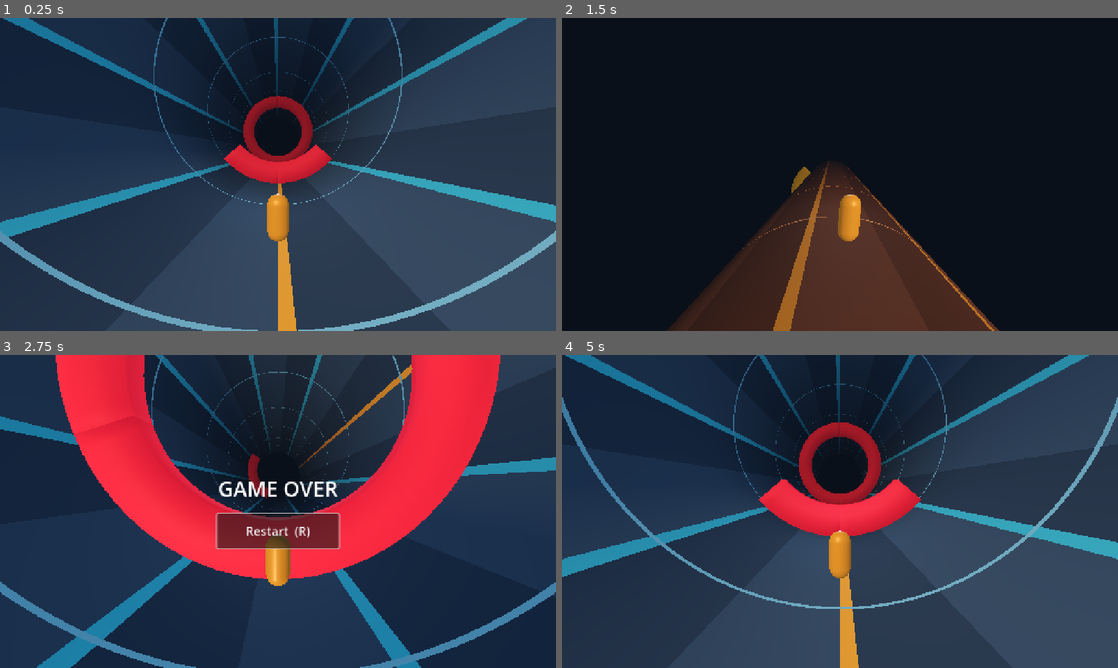
Above: before the commit, frames 1-4 (two rows, left to right).
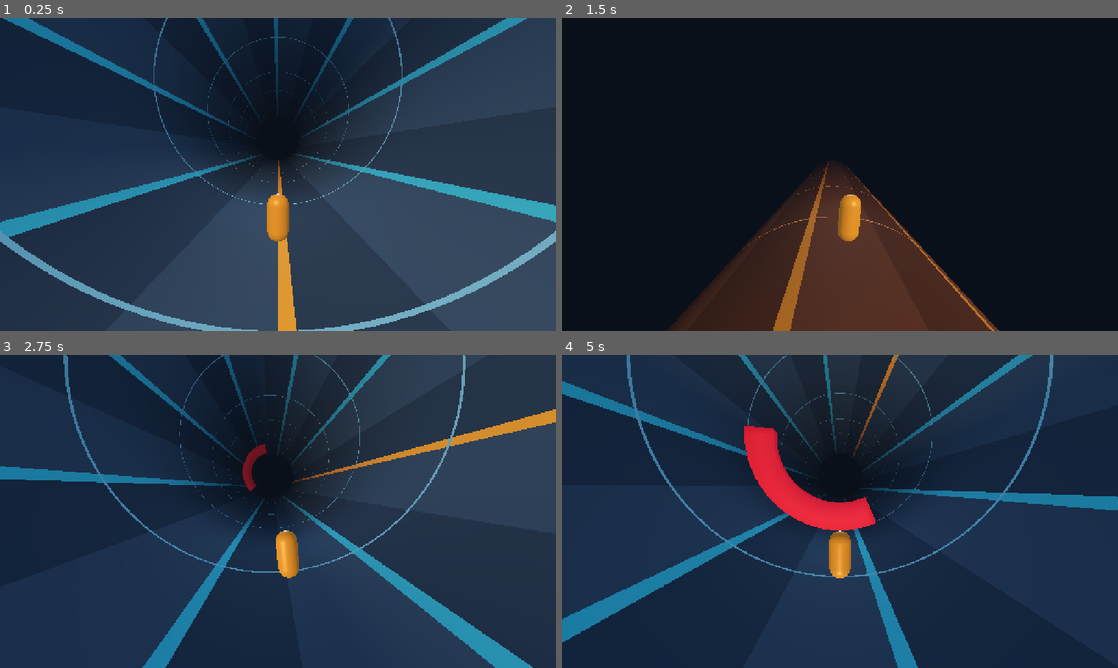
Above: after the commit, the same moments.

Repository: aravindsomaraj/project-A
Game: Godot game, scene res://scenes/main.tscn
The game is run twice, just before and just after one commit, with the same random seed, the same clock (stepped at 60 frames per second) and the same inputs.
Inputs (mouse positions are in pixels of both pictures, inside the frame that each line leads up to):
- Up to frame 1 (0.25 s): no input
- Up to frame 2 (1.5 s): move the mouse to (962, 158) at 0.52 s; hold D (steer_right) 0.53-1.25 s; hold Q (switch_surface) 0.53-1.25 s; click (962, 158) at 0.67 s; drag from (728, 190) to (812, 237) at 1.27 s
- Up to frame 3 (2.75 s): move the mouse to (333, 442) at 2.02 s; hold D (steer_right) from 2.03 s (still down); hold Q (switch_surface) from 2.03 s (still down); click (333, 442) at 2.17 s
- Up to frame 4 (5 s): release D (steer_right) at 2.75 s; release Q (switch_surface) at 2.75 s; click (840, 530) at 2.75 s, where only the run before the commit has a clickable "Restart (R)"; drag from (812, 574) to (673, 464) at 3.52 s; click (840, 530) at 4.25 s, where only the run before the commit has a clickable "Restart (R)"

The runs differ from the first frame. In frame 1, 2.4% of the frame differs, in the area x 40-60%, y 24-53%; in frame 2, 0.1%; in frame 3, 36%; in frame 4, 37%, in the area x 0-100%, y 0-100%.

Commit message:
Phase 6

Diff:
--- /dev/null
+++ b/patterns/standard.tres
@@ -0,0 +1,17 @@
+[gd_resource type="Resource" load_steps=2 format=3]
+[ext_resource type="Script" path="res://scripts/obstacle_pattern_library.gd" id="1"]
+[resource]
+script = ExtResource("1")
+patterns = Array[Dictionary]([
+ {"id":"inner_floor","surface":0,"angle":180,"obstacles":[[0,0,100]]},
+ {"id":"inner_right","surface":0,"angle":270,"obstacles":[[0,90,100]]},
+ {"id":"inner_ceiling","surface":0,"angle":0,"obstacles":[[0,180,100]]},
+ {"id":"inner_left","surface":0,"angle":90,"obstacles":[[0,270,100]]},
+ {"id":"inner_ring","surface":1,"angle":0,"obstacles":[[1,0,360]]},
+ {"id":"outer_floor","surface":1,"angle":180,"obstacles":[[2,0,120]]},
+ {"id":"outer_ceiling","surface":1,"angle":0,"obstacles":[[2,180,120]]},
+ {"id":"opposed_floor","surface":0,"angle":180,"obstacles":[[0,0,120],[2,180,120]]},
+ {"id":"opposed_ceiling","surface":0,"angle":0,"obstacles":[[0,180,120],[2,0,120]]},
+ {"id":"ring_outer_right","surface":1,"angle":270,"obstacles":[[1,0,360],[2,90,120]]},
+ {"id":"ring_outer_left","surface":1,"angle":90,"obstacles":[[1,0,360],[2,270,120]]}
+])
--- /dev/null
+++ b/scenes/legacy_main.tscn
@@ -0,0 +1,49 @@
+[gd_scene format=3 ]
+
+[ext_resource type="Script"  path="res://scripts/legacy_main.gd" id="1"]
+[ext_resource type="PackedScene" path="res://scenes/tunnel.tscn" id="2"]
+[ext_resource type="PackedScene" path="res://scenes/player.tscn" id="3"]
+[ext_resource type="PackedScene" path="res://scenes/runner_camera.tscn" id="4"]
+[ext_resource type="PackedScene" path="res://scenes/obstacle_course.tscn" id="5"]
+[ext_resource type="Script"  path="res://scripts/obstacle_collision.gd" id="6"]
+[ext_resource type="Script"  path="res://scripts/run_status.gd" id="7"]
+
+[sub_resource type="Environment" id="Environment"]
+background_mode = 1
+background_color = Color(0.035, 0.055, 0.085, 1)
+ambient_light_source = 3
+ambient_light_color = Color(0.65, 0.77, 0.9, 1)
+ambient_light_energy = 0.7
+reflected_light_source = 2
+tonemap_mode = 2
+fog_enabled = true
+fog_light_color = Color(0.035, 0.055, 0.085, 1)
+fog_density = 0.045
+
+[node name="CylinderRunner" type="Node3D" unique_id=1076943338]
+script = ExtResource("1")
+
+[node name="WorldEnvironment" type="WorldEnvironment" parent="." unique_id=1558666499]
+environment = SubResource("Environment")
+
+[node name="KeyLight" type="DirectionalLight3D" parent="." unique_id=27269665]
+transform = Transform3D(0.90630776, 0.24240388, -0.34618863, 0, 0.81915206, 0.57357645, 0.42261827, -0.5198368, 0.74240386, 0, 0, 0)
+light_color = Color(1, 0.91, 0.78, 1)
+light_energy = 0.8
+
+[node name="Tunnel" parent="." unique_id=1806661992 instance=ExtResource("2")]
+
+[node name="Player" parent="." unique_id=1147563310 instance=ExtResource("3")]
+
+[node name="RunnerCamera" parent="." unique_id=962737931 node_paths=PackedStringArray("target") instance=ExtResource("4")]
+target = NodePath("../Player")
+
+[node name="Obstacles" parent="." unique_id=2109258473 instance=ExtResource("5")]
+
+[node name="Collision" type="Node" parent="." unique_id=1396578142 node_paths=PackedStringArray("obstacle_root")]
+script = ExtResource("6")
+obstacle_root = NodePath("../Obstacles")
+
+[node name="RunStatus" type="CanvasLayer" parent="." unique_id=1393594124]
+layer = 30
+script = ExtResource("7")
--- a/scenes/main.tscn
+++ b/scenes/main.tscn
@@ -1,12 +1,12 @@
 [gd_scene format=3 uid="uid://b3bx05orsv58r"]
 
 [ext_resource type="Script" uid="uid://m8s2jiaqaqrw" path="res://scripts/main.gd" id="1"]
-[ext_resource type="PackedScene" path="res://scenes/tunnel.tscn" id="2"]
 [ext_resource type="PackedScene" path="res://scenes/player.tscn" id="3"]
 [ext_resource type="PackedScene" path="res://scenes/runner_camera.tscn" id="4"]
-[ext_resource type="PackedScene" path="res://scenes/obstacle_course.tscn" id="5"]
 [ext_resource type="Script" uid="uid://bdl8jovcuohhq" path="res://scripts/obstacle_collision.gd" id="6"]
 [ext_resource type="Script" uid="uid://t44cy06p6upl" path="res://scripts/run_status.gd" id="7"]
+
+[ext_resource type="Script" path="res://scripts/track_generator.gd" id="8"]
 
 [sub_resource type="Environment" id="Environment"]
 background_mode = 1
@@ -31,19 +31,22 @@
 light_color = Color(1, 0.91, 0.78, 1)
 light_energy = 0.8
 
-[node name="Tunnel" parent="." unique_id=1806661992 instance=ExtResource("2")]
 
 [node name="Player" parent="." unique_id=1147563310 instance=ExtResource("3")]
 
 [node name="RunnerCamera" parent="." unique_id=962737931 node_paths=PackedStringArray("target") instance=ExtResource("4")]
 target = NodePath("../Player")
 
-[node name="Obstacles" parent="." unique_id=2109258473 instance=ExtResource("5")]
+[node name="Obstacles" type="Node3D" parent="."]
 
 [node name="Collision" type="Node" parent="." unique_id=1396578142 node_paths=PackedStringArray("obstacle_root")]
 script = ExtResource("6")
 obstacle_root = NodePath("../Obstacles")
+repeat_track = false
 
 [node name="RunStatus" type="CanvasLayer" parent="." unique_id=1393594124]
 layer = 30
 script = ExtResource("7")
+
+[node name="Generator" type="Node3D" parent="."]
+script = ExtResource("8")
--- /dev/null
+++ b/scenes/track_segment.tscn
@@ -0,0 +1,4 @@
+[gd_scene load_steps=2 format=3]
+[ext_resource type="Script" path="res://scripts/track_segment.gd" id="1"]
+[node name="TrackSegment" type="Node3D"]
+script = ExtResource("1")
--- /dev/null
+++ b/scripts/legacy_main.gd
@@ -0,0 +1,20 @@
+extends Node3D
+
+
+func _ready() -> void:
+	var tunnel: RunnerTunnel = $Tunnel
+	var player: CylinderRunnerPlayer = $Player
+	var camera: CylinderRunnerCamera = $RunnerCamera
+	player.cylinder_radius = tunnel.cylinder_radius
+	for obstacle: RunnerObstacle in $Obstacles.get_children():
+		if not is_equal_approx(obstacle.cylinder_radius, tunnel.cylinder_radius):
+			obstacle.cylinder_radius = tunnel.cylinder_radius
+			obstacle.rebuild()
+	# Reuse the middle of the fixed mesh. The endpoints stay beyond the camera.
+	# A whole number of marking periods makes the loop visually identical.
+	player.loop_start_z = -tunnel.tunnel_length * 0.1
+	player.loop_length = maxf(tunnel.marking_spacing,
+		floorf(tunnel.tunnel_length * 0.5 / tunnel.marking_spacing) * tunnel.marking_spacing)
+	player.reset_run()
+	camera.snap_to_target()
+	player.collision_check = $Collision.sweep
--- a/scripts/main.gd
+++ b/scripts/main.gd
@@ -1,20 +1,16 @@
 extends Node3D
-
-
 func _ready() -> void:
-	var tunnel: RunnerTunnel = $Tunnel
-	var player: CylinderRunnerPlayer = $Player
-	var camera: CylinderRunnerCamera = $RunnerCamera
-	player.cylinder_radius = tunnel.cylinder_radius
-	for obstacle: RunnerObstacle in $Obstacles.get_children():
-		if not is_equal_approx(obstacle.cylinder_radius, tunnel.cylinder_radius):
-			obstacle.cylinder_radius = tunnel.cylinder_radius
-			obstacle.rebuild()
-	# Reuse the middle of the fixed mesh. The endpoints stay beyond the camera.
-	# A whole number of marking periods makes the loop visually identical.
-	player.loop_start_z = -tunnel.tunnel_length * 0.1
-	player.loop_length = maxf(tunnel.marking_spacing,
-		floorf(tunnel.tunnel_length * 0.5 / tunnel.marking_spacing) * tunnel.marking_spacing)
-	player.reset_run()
-	camera.snap_to_target()
-	player.collision_check = $Collision.sweep
+	process_priority = 20
+	$Player.loop_length = 1000.0 # Floating origin only; generated content is shifted with it.
+	$Player.reset_run()
+	$RunnerCamera.snap_to_target()
+	$Generator.configure($Player, $Obstacles)
+	$Player.collision_check = _sweep
+func _sweep(player: CylinderRunnerPlayer, a: float, b: float, z: float, next_z: float, delta: float) -> float:
+	# Populate the entire proposed movement before collision, even on a long frame.
+	$Generator.ensure_ahead(next_z - 200.0)
+	return $Collision.sweep(player,a,b,z,next_z,delta)
+func _process(_delta: float) -> void:
+	$Generator.retire_behind()
+func restart_course() -> void:
+	$Generator.reset_course()
--- a/scripts/obstacle_collision.gd
+++ b/scripts/obstacle_collision.gd
@@ -2,6 +2,7 @@
 extends Node
 ## Swept capsule envelope in unwrapped angle/Z space. Independent of placement.
 @export var obstacle_root: Node
+@export var repeat_track := true ## Legacy fixed-course fixture only.
 var enabled := true
 
 func sweep(player: CylinderRunnerPlayer, start_angle: float, end_angle: float,
@@ -13,6 +14,8 @@
 	if player.transition.active:
 		boundary = (player.transition.duration - player.transition.elapsed) / maxf(delta, 0.000001)
 	for obstacle: RunnerObstacle in obstacle_root.get_children():
+		if not obstacle.visible:
+			continue
 		var begin := 0.0
 		var end := 1.0
 		var exclusive_end := false
@@ -37,6 +40,9 @@
 		# spanning an entire loop. No obstacle generation occurs here.
 		var first := floori((minf(start_z, end_z) - obstacle.z_position - z_pad) / player.loop_length)
 		var last := ceili((maxf(start_z, end_z) - obstacle.z_position + z_pad) / player.loop_length)
+		if not repeat_track:
+			first = 0
+			last = 0
 		for lap in range(first, last + 1):
 			var center_z := obstacle.z_position + lap * player.loop_length
 			var interval := _slab(start_z, end_z, center_z - z_pad, center_z + z_pad, Vector2(begin, end))
--- /dev/null
+++ b/scripts/obstacle_pattern_library.gd
@@ -0,0 +1,3 @@
+extends Resource
+## Each entry declares a clear surface/angle and at most two simultaneous arcs.
+@export var patterns: Array[Dictionary] = []
--- a/scripts/run_status.gd
+++ b/scripts/run_status.gd
@@ -40,6 +40,8 @@
 	input.reset_input()
 	input.set_process_unhandled_input(true)
 	player.reset_run()
+	if get_parent().has_method("restart_course"):
+		get_parent().restart_course()
 	get_parent().get_node("RunnerCamera").snap_to_target()
 
 func _input(event: InputEvent) -> void:
--- /dev/null
+++ b/scripts/track_generator.gd
@@ -0,0 +1,160 @@
+class_name RunnerGenerator
+extends Node3D
+@export var seed_value: int = 1337
+@export var pattern_library: Resource = preload("res://patterns/standard.tres")
+@export_range(80, 400, 10) var minimum_segment_length: float = 80.0
+@export_range(0.5, 3, 0.1) var reaction_time: float = 1.0
+@export var debug_log := false
+@export var forced_patterns: PackedInt32Array = []
+var patterns: Array = []
+var segment_length := 80.0
+var pool: Array[Node3D] = []
+var active: Array[Node3D] = []
+var next_z := 0.0
+var next_index := 0
+var history: Array[String] = [] # Bounded debug history only.
+var rng := RandomNumberGenerator.new()
+var player: CylinderRunnerPlayer
+var obstacle_root: Node3D
+var shared_mesh: Mesh
+var shared_material: Material
+var templates: Array = []
+const SEGMENT = preload("res://scenes/track_segment.tscn")
+const OBSTACLE = preload("res://scenes/obstacle.tscn")
+
+func configure(p: CylinderRunnerPlayer, root: Node3D) -> void:
+	player = p
+	obstacle_root = root
+	patterns = pattern_library.patterns.duplicate(true)
+	for i in range(patterns.size()-1,-1,-1):
+		if not patterns[i] is Dictionary or not pattern_valid(patterns[i]):
+			push_warning("Ignoring invalid pattern at library index %d" % i)
+			patterns.remove_at(i)
+	segment_length = maxf(minimum_segment_length, ceil(required_spacing() / 10.0) * 10.0)
+	var wall := RunnerTunnel.new()
+	wall.cylinder_radius = player.cylinder_radius
+	wall.tunnel_length = segment_length
+	wall.rebuild()
+	shared_mesh = wall.mesh
+	shared_material = wall.material_override
+	wall.free()
+	for pattern in patterns:
+		var cache: Array = []
+		for spec in pattern.obstacles:
+			var o: RunnerObstacle = OBSTACLE.instantiate()
+			o.kind = int(spec[0])
+			o.angle_degrees = spec[1]
+			o.width_degrees = spec[2]
+			o.cylinder_radius = player.cylinder_radius
+			o.rebuild()
+			cache.append([o.mesh, o.material_override])
+			o.free()
+		templates.append(cache)
+	player.longitudinal_wrapped.connect(_rebase)
+	reset_course()
+
+func required_spacing() -> float:
+	# Worst half-turn, steering acceleration/braking, one switch and outstanding
+	# cooldown, plus human reaction allowance and full collision slab clearance.
+	return player.movement_speed * (PI / maxf(deg_to_rad(player.angular_speed), 0.01) + 8.0 / maxf(player.steering_response, 0.1) + player.transition_duration + player.switch_cooldown + reaction_time) + 2.0 * (0.6 + player.capsule_radius)
+
+func pattern_valid(pattern: Dictionary) -> bool:
+	if player.angular_speed <= 0.0 or player.steering_response <= 0.0:
+		return false
+	if not pattern.has_all(["id","surface","angle","obstacles"]):
+		return false
+	if pattern.obstacles.size() > 2 or int(pattern.surface) not in [0,1]:
+		return false
+	var radius := player.cylinder_radius - player.capsule_height + player.capsule_radius
+	var padding := rad_to_deg(asin(clampf(player.capsule_radius / maxf(radius,player.capsule_radius),0,1))) + 10.0
+	for spec in pattern.obstacles:
+		if not spec is Array or spec.size() != 3 or int(spec[0]) not in [0,1,2] or spec[2] <= 0 or spec[2] > 360:
+			return false
+		if (1 if int(spec[0]) == 2 else 0) == int(pattern.surface):
+			if int(spec[0]) == 1 or absf(rad_to_deg(angle_difference(deg_to_rad(pattern.angle),deg_to_rad(spec[1])))) <= float(spec[2]) * 0.5 + padding:
+				return false
+	return true
+
+func reset_course() -> void:
+	for segment in active:
+		segment.hide()
+		for o in segment.obstacles:
+			o.hide()
+	active.clear()
+	rng.seed = seed_value
+	next_z = 0
+	next_index = 0
+	history.clear()
+	ensure_ahead(player.forward_position - 200.0)
+
+func ensure_ahead(limit: float) -> void:
+	while next_z > limit:
+		var segment: Node3D = null
+		for candidate in pool:
+			if candidate not in active:
+				segment = candidate
+				break
+		if segment == null:
+			segment = SEGMENT.instantiate()
+			add_child(segment)
+			segment.wall.mesh = shared_mesh
+			segment.wall.material_override = shared_material
+			for i in range(2):
+				var o: RunnerObstacle = OBSTACLE.instantiate()
+				obstacle_root.add_child(o)
+				segment.obstacles.append(o)
+			pool.append(segment)
+		var selected := -1
+		if next_index > 0 and not patterns.is_empty():
+			selected = rng.randi_range(0, patterns.size()-1)
+			if not forced_patterns.is_empty():
+				selected = posmod(forced_patterns[(next_index-1) % forced_patterns.size()], patterns.size())
+			if not pattern_valid(patterns[selected]):
+				push_warning("Rejected unsafe pattern; leaving clear segment: %s" % patterns[selected])
+				selected = -1
+		segment.sequence_index = next_index
+		segment.pattern_index = selected
+		segment.start_z = next_z
+		segment.position.z = next_z
+		segment.show()
+		for i in range(2):
+			var o: RunnerObstacle = segment.obstacles[i]
+			o.hide()
+			if selected >= 0 and i < patterns[selected].obstacles.size():
+				var spec: Array = patterns[selected].obstacles[i]
+				o.kind = int(spec[0])
+				o.angle_degrees = spec[1]
+				o.width_degrees = spec[2]
+				o.z_position = next_z - segment_length * 0.5
+				o.position.z = o.z_position
+				o.cylinder_radius = player.cylinder_radius
+				o.mesh = templates[selected][i][0]
+				o.material_override = templates[selected][i][1]
+				o.show()
+		active.append(segment)
+		var description := "%d:%s" % [next_index, str(patterns[selected].id) if selected >= 0 else "clear"]
+		history.append(description)
+		if history.size() > 64:
+			history.pop_front()
+		if debug_log:
+			print("seed=",seed_value," segment=",description," z=",next_z)
+		next_z -= segment_length
+		next_index += 1
+
+func retire_behind() -> void:
+	for i in range(active.size()-1,-1,-1):
+		var segment = active[i]
+		if segment.start_z - segment_length > player.forward_position + 30.0:
+			segment.hide()
+			for o in segment.obstacles:
+				o.hide()
+			active.remove_at(i)
+
+func _rebase(offset: Vector3) -> void:
+	next_z += offset.z
+	for segment in active:
+		segment.start_z += offset.z
+		segment.position.z += offset.z
+		for o in segment.obstacles:
+			o.z_position += offset.z
+			o.position.z += offset.z
--- /dev/null
+++ b/scripts/track_segment.gd
@@ -0,0 +1,10 @@
+extends Node3D
+## A recycled section; mesh resource is shared, obstacle nodes belong to the pool.
+var obstacles: Array[RunnerObstacle] = []
+var sequence_index := -1
+var pattern_index := -1
+var start_z := 0.0
+var wall: MeshInstance3D
+func _init() -> void:
+	wall = MeshInstance3D.new()
+	add_child(wall)
--- /dev/null
+++ b/tests/generation_capture.gd
@@ -0,0 +1,20 @@
+extends SceneTree
+func _initialize() -> void:
+	call_deferred("run")
+func run() -> void:
+	var main = load("res://scenes/main.tscn").instantiate()
+	root.add_child(main)
+	main.process_mode = Node.PROCESS_MODE_DISABLED
+	var p = main.get_node("Player")
+	var g = main.get_node("Generator")
+	g.forced_patterns = PackedInt32Array([9,7,4,2])
+	g.reset_course()
+	p.forward_position = -90
+	p._update_surface_transform()
+	main.get_node("RunnerCamera").snap_to_target()
+	g.ensure_ahead(-290)
+	await process_frame
+	await RenderingServer.frame_post_draw
+	root.get_texture().get_image().save_png("res://.godot/validation/generated_track.png")
+	print("Pool: ",g.pool.size()," sequence: ",g.history)
+	quit()
--- /dev/null
+++ b/tests/generation_validation.gd
@@ -0,0 +1,109 @@
+extends SceneTree
+var failures := 0
+func _initialize() -> void:
+	call_deferred("run")
+func check(ok: bool, message: String) -> void:
+	if not ok:
+		failures += 1
+		push_error(message)
+func steer(p: CylinderRunnerPlayer, angle: float) -> float:
+	return -p.get_surface_sign() * clampf(angle_difference(p.angular_position,deg_to_rad(angle)) * 3.0 / deg_to_rad(p.angular_speed),-1,1)
+func run() -> void:
+	var pair_count := 0
+	for speed in [18.0,40.0,80.0]:
+		var scene = load("res://scenes/main.tscn").instantiate()
+		var p: CylinderRunnerPlayer = scene.get_node("Player")
+		p.movement_speed = speed
+		root.add_child(scene)
+		scene.process_mode = Node.PROCESS_MODE_DISABLED
+		var g: RunnerGenerator = scene.get_node("Generator")
+		check(g.patterns.size() >= 10, "Pattern library too small")
+		check(g.segment_length >= g.required_spacing(), "Spacing budget not met")
+		for a in range(g.patterns.size()):
+			for b in range(g.patterns.size()):
+				g.forced_patterns = PackedInt32Array([a,b])
+				p.reset_run()
+				g.reset_course()
+				p.forward_position = -g.segment_length * 1.5 + 3.0
+				p.angular_position = deg_to_rad(g.patterns[a].angle)
+				p.surface_state = int(g.patterns[a].surface)
+				p.transition.cooldown_left = p.switch_cooldown
+				p._update_surface_transform()
+				var first_z := -g.segment_length * 1.5
+				var second_z := -g.segment_length * 2.5
+				# Hold through source collision slab, allow reaction delay, then choose
+				# the next safe route using real controller steering and switching.
+				var frames := 0
+				while p.forward_position > second_z - 3.0 and not p.dead and frames < 2000:
+					var target: Dictionary = g.patterns[a]
+					if p.forward_position < first_z - 2.0 - speed * g.reaction_time:
+						target = g.patterns[b]
+						if p.surface_state != int(target.surface):
+							p.switch_surface()
+					p.advance(1.0/60.0, steer(p,target.angle))
+					g.retire_behind()
+					frames += 1
+				check(not p.dead and frames < 2000, "Unsafe pair %d -> %d at speed %s" % [a,b,speed])
+				pair_count += 1
+		# Initial approach from reset must be valid for every first pattern.
+		for a in range(g.patterns.size()):
+			g.forced_patterns = PackedInt32Array([a])
+			p.reset_run()
+			g.reset_course()
+			var target: Dictionary = g.patterns[a]
+			for frame in range(ceili((1.5*g.segment_length - 20 + 3) / speed * 60)):
+				if p.surface_state != int(target.surface):
+					p.switch_surface()
+				p.advance(1.0/60,steer(p,target.angle))
+			check(not p.dead,"Initial pattern unreachable")
+		g.forced_patterns = PackedInt32Array()
+		p.reset_run()
+		g.reset_course()
+		var original := g.history.duplicate()
+		var ids: Array = []
+		for s in g.pool:
+			ids.append(s.get_instance_id())
+		# Long run with collisions disabled checks pooling, rebasing and coverage.
+		scene.get_node("Collision").enabled = false
+		for step in range(2000):
+			p.advance(0.1,0)
+			g.retire_behind()
+			check(g.next_z <= p.forward_position - 200,"Missing track ahead")
+		check(g.pool.size() <= 7,"Unbounded ordinary-run pool")
+		check(g.history.size() <= 64,"Unbounded debug log")
+		scene.get_node("RunStatus").restart()
+		check(g.history == original,"Restart did not reproduce seed")
+		for id in ids:
+			check(is_instance_id_valid(id),"Pool objects were destroyed")
+		g.ensure_ahead(-g.segment_length * 5)
+		var sequence := g.history.duplicate()
+		g.seed_value += 1
+		g.reset_course()
+		g.ensure_ahead(-g.segment_length * 5)
+		check(g.history != sequence,"Different seed has identical generated sequence")
+		# Follow the same route policy across an actual seeded stream, including
+		# transitions, recycling, and several floating-origin shifts.
+		scene.get_node("Collision").enabled = true
+		p.reset_run()
+		g.reset_course()
+		for step in range(10000):
+			var chosen = null
+			var nearest_z := -INF
+			for segment in g.active:
+				var row: float = segment.start_z - g.segment_length * 0.5
+				if segment.pattern_index >= 0 and row <= p.forward_position + 2.0 + speed * g.reaction_time and row > nearest_z:
+					nearest_z = row
+					chosen = g.patterns[segment.pattern_index]
+			var input := 0.0
+			if chosen != null:
+				if p.surface_state != int(chosen.surface):
+					p.switch_surface()
+				input = steer(p,chosen.angle)
+			p.advance(1.0/60.0,input)
+			g.retire_behind()
+			if p.dead:
+				break
+		check(not p.dead,"Seeded connected run failed at speed %s" % speed)
+		scene.free()
+	print("Generation checks: ",pair_count," ordered pair/speed combinations; failures=",failures)
+	quit(0 if failures == 0 else 1)
--- a/tests/obstacle_capture.gd
+++ b/tests/obstacle_capture.gd
@@ -2,7 +2,7 @@
 func _initialize() -> void:
 	call_deferred("run")
 func run() -> void:
-	var scene = load("res://scenes/main.tscn").instantiate()
+	var scene = load("res://scenes/legacy_main.tscn").instantiate()
 	root.add_child(scene)
 	scene.process_mode = Node.PROCESS_MODE_DISABLED
 	var p = scene.get_node("Player")
--- a/tests/obstacle_validation.gd
+++ b/tests/obstacle_validation.gd
@@ -19,7 +19,7 @@
 	p._update_surface_transform()
 	scene.get_node("RunnerCamera").snap_to_target()
 func run() -> void:
-	scene = load("res://scenes/main.tscn").instantiate()
+	scene = load("res://scenes/legacy_main.tscn").instantiate()
 	root.add_child(scene)
 	scene.process_mode = Node.PROCESS_MODE_DISABLED
 	p = scene.get_node("Player")
--- a/tests/phase_capture.gd
+++ b/tests/phase_capture.gd
@@ -3,7 +3,7 @@
 func _initialize() -> void:
 	call_deferred("run")
 func run() -> void:
-	var scene = load("res://scenes/main.tscn").instantiate()
+	var scene = load("res://scenes/legacy_main.tscn").instantiate()
 	root.add_child(scene)
 	scene.get_node("Collision").enabled = false # Free-running regression fixture.
 	scene.process_mode = Node.PROCESS_MODE_DISABLED
--- a/tests/prototype_validation.gd
+++ b/tests/prototype_validation.gd
@@ -16,7 +16,7 @@
 
 
 func _run() -> void:
-	var main := load("res://scenes/main.tscn").instantiate() as Node3D
+	var main := load("res://scenes/legacy_main.tscn").instantiate() as Node3D
 	root.add_child(main)
 	main.get_node("Collision").enabled = false # Free-running regression fixture.
 	main.process_mode = Node.PROCESS_MODE_DISABLED
--- a/tests/touch_validation.gd
+++ b/tests/touch_validation.gd
@@ -25,7 +25,7 @@
 	press(id, Vector2(0.5, 0.5), true, time)
 	press(id, Vector2(0.5, 0.5), false, time + 40)
 func run() -> void:
-	var main = load("res://scenes/main.tscn").instantiate()
+	var main = load("res://scenes/legacy_main.tscn").instantiate()
 	root.add_child(main)
 	main.get_node("Collision").enabled = false # Free-running regression fixture.
 	main.process_mode = Node.PROCESS_MODE_DISABLED
--- a/tests/transition_validation.gd
+++ b/tests/transition_validation.gd
@@ -7,7 +7,7 @@
 		failures += 1
 		push_error(message)
 func run() -> void:
-	var scene = load("res://scenes/main.tscn").instantiate()
+	var scene = load("res://scenes/legacy_main.tscn").instantiate()
 	root.add_child(scene)
 	scene.get_node("Collision").enabled = false # Free-running regression fixture.
 	scene.process_mode = Node.PROCESS_MODE_DISABLED
Not shown, added: scripts/legacy_main.gd.uid
Not shown, added: scripts/obstacle_pattern_library.gd.uid
Not shown, added: scripts/track_generator.gd.uid
Not shown, added: scripts/track_segment.gd.uid
Not shown, added: tests/generation_capture.gd.uid
Not shown, added: tests/generation_validation.gd.uid
Not shown, changed: PROJECT_CONTEXT.md
